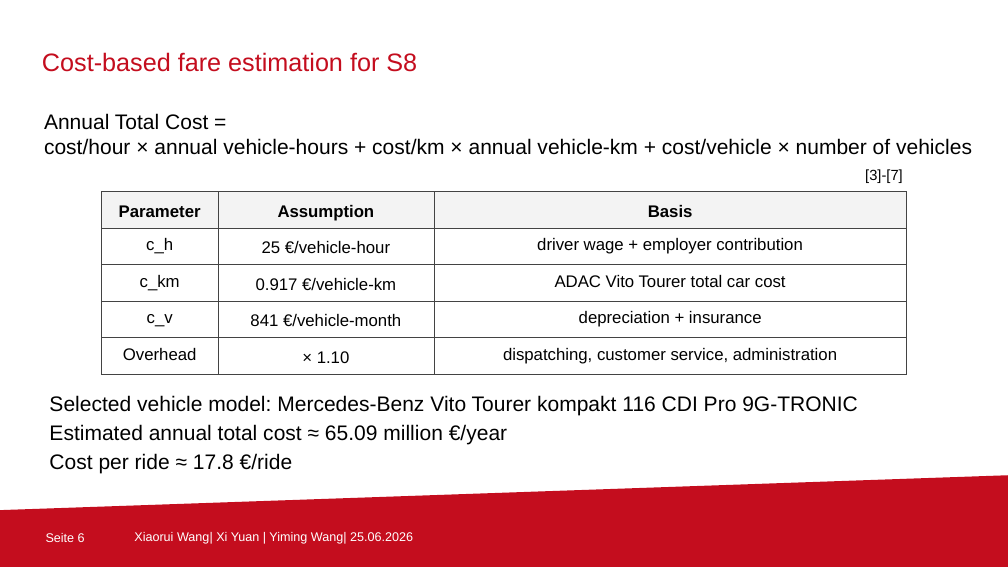
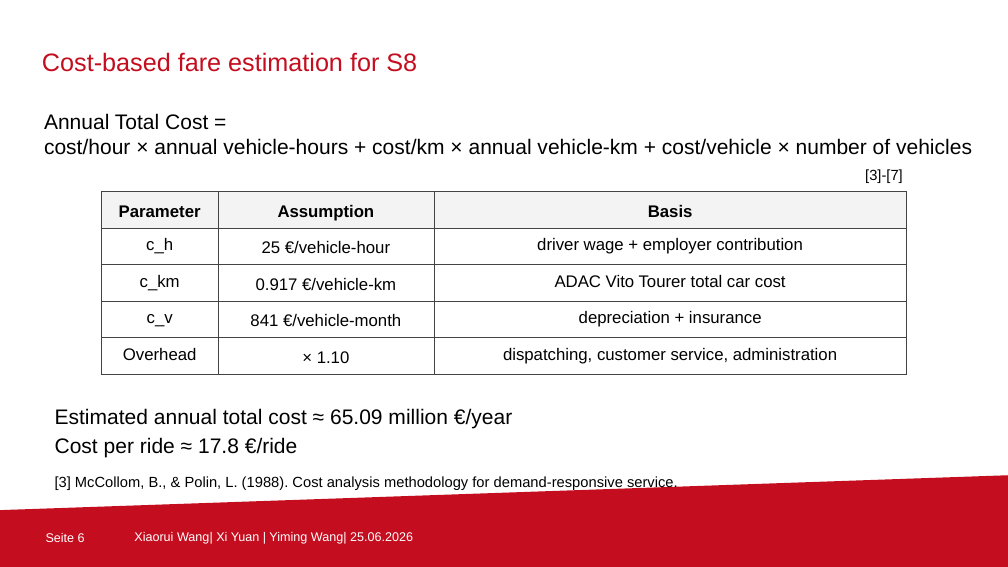
Before and after one commit to Yuuka-xi/ITS-Homework2, a slide deck: slide 6 of TU_Berlin_Praesentation_Master_einfarbig_Rot.pptx. Drawn at 1008x567 pixels with LibreOffice and Linux fonts; fonts in the diff are those of the drawing; background and template pictures are left out. Boxes give left, top, right and bottom in pixels: in the first picture for what was removed or moved away, otherwise in the second. Text is boxed around its words. In the diff, an @@ line names an element or a change of style, - is before the commit and + after.

Commit message:
update slide

```diff
--- a/TU_Berlin_Praesentation_Master_einfarbig_Rot.pptx
+++ b/TU_Berlin_Praesentation_Master_einfarbig_Rot.pptx
@@ text "Estimated annual total cost ≈ ...": place and size @@
-text "Estimated annual total cost ≈ ..." at [49, 395, 858, 474]
+text "Estimated annual total cost ≈ ..." at [55, 408, 512, 458]
@@ text at [49, 395, 858, 416]: paragraph removed @@
-Selected vehicle model: Mercedes-Benz Vito Tourer kompakt 116 CDI Pro 9G-TRONIC
@@ text added at [55, 476, 678, 490], 14 pt, text #000000 @@
+[3] McCollom, B., & Polin, L. (1988). Cost analysis methodology for demand-responsive service.
```
Also in this commit, not shown: 2 other files.
